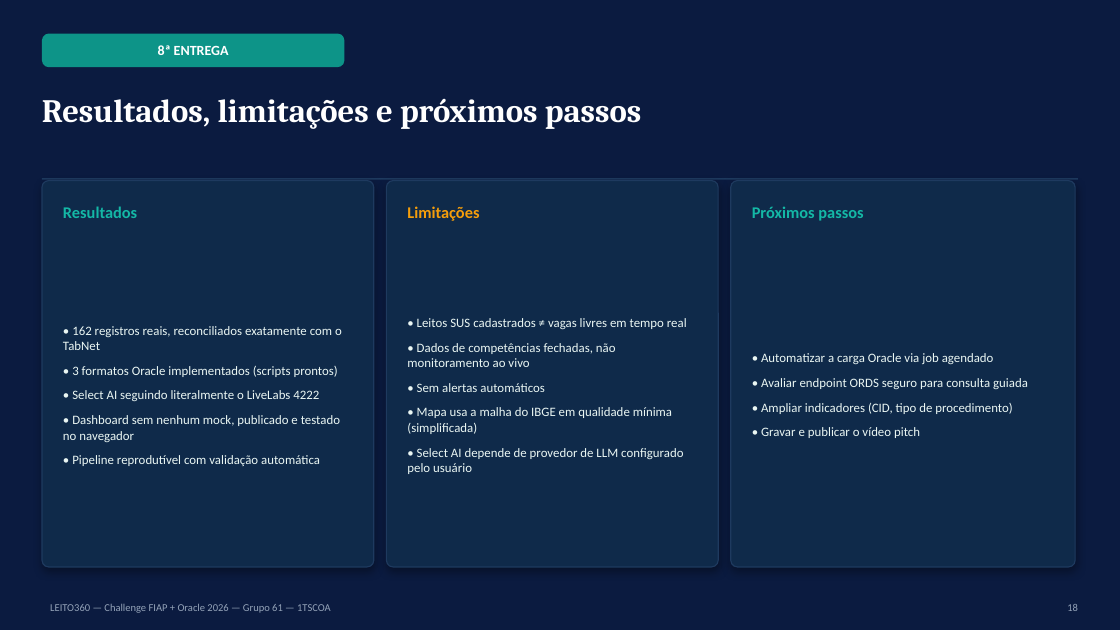
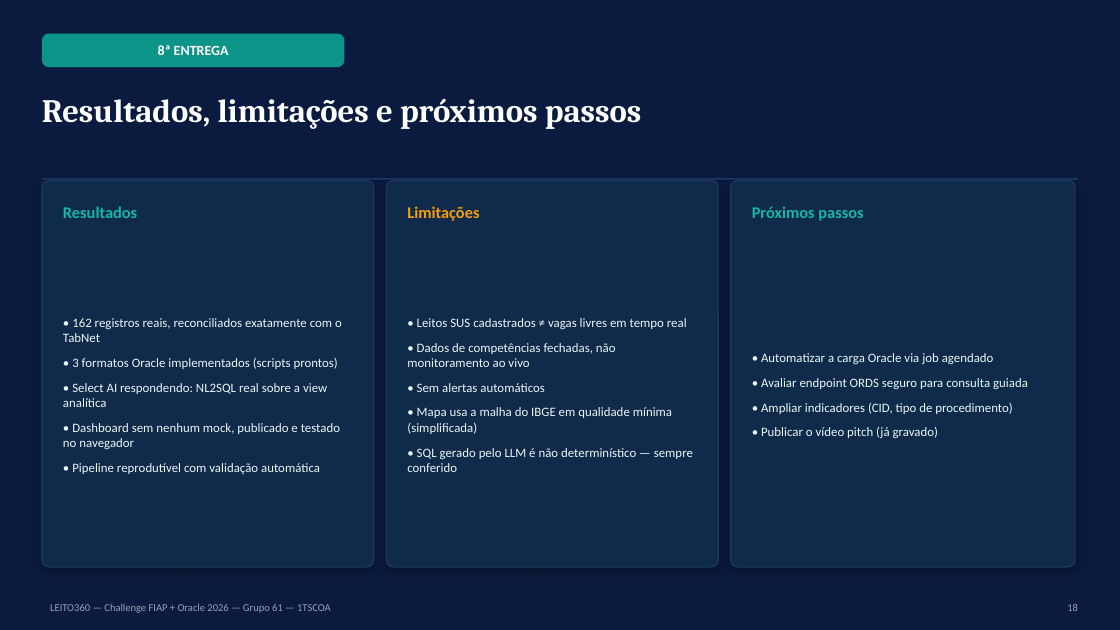
Before and after one commit to gabriellive1817-stack/Leito_360, a slide deck: slide 18 of EC_Sprint_2_1TSCOA_EvidenciasConstrucao_LEITO360_GRUPO61.pptx. Drawn at 1120x630 pixels with LibreOffice and Linux fonts; fonts in the diff are those of the drawing. Boxes give left, top, right and bottom in pixels: in the first picture for what was removed or moved away, otherwise in the second. Text is boxed around its words. In the diff, an @@ line names an element or a change of style, - is before the commit and + after.

```diff
--- a/EC_Sprint_2_1TSCOA_EvidenciasConstrucao_LEITO360_GRUPO61.pptx
+++ b/EC_Sprint_2_1TSCOA_EvidenciasConstrucao_LEITO360_GRUPO61.pptx
@@ text at [63, 383, 327, 407]: text changed @@
-• Select AI seguindo literalmente o LiveLabs 4222
+• Select AI respondendo: NL2SQL real sobre a view analítica
@@ text at [407, 448, 693, 472]: text changed @@
-• Select AI depende de provedor de LLM configurado pelo usuário
+• SQL gerado pelo LLM é não determinístico — sempre conferido
@@ text at [761, 427, 938, 438]: text changed @@
-• Gravar e publicar o vídeo pitch
+• Publicar o vídeo pitch (já gravado)
```
Also in this commit, not shown: 4 other slides changed, 1 slide added, 1 slide removed, 12 other files.
